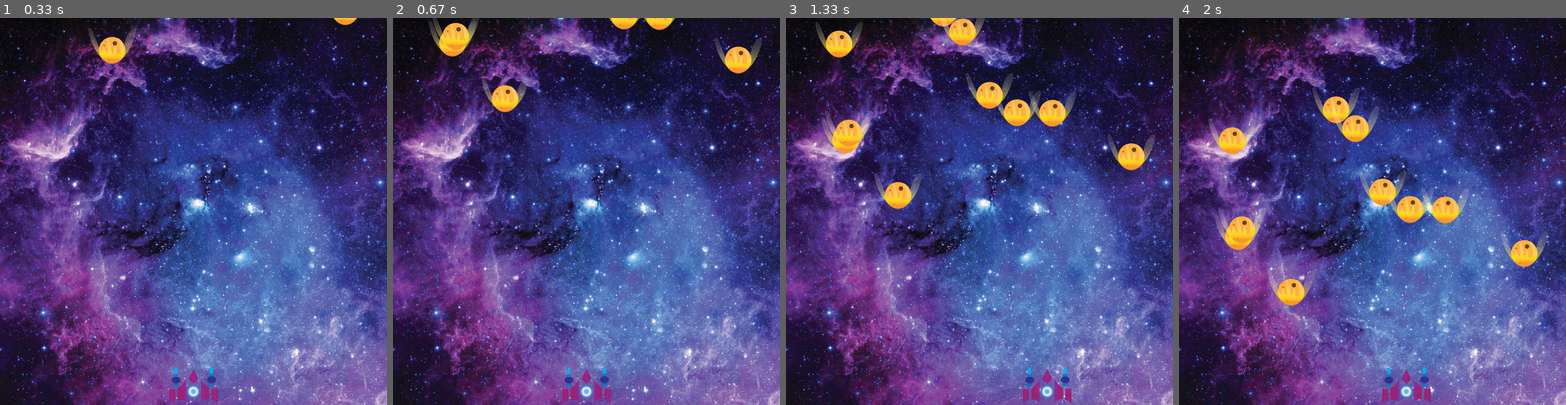
Above: before the commit, frames 1-4 (left to right).
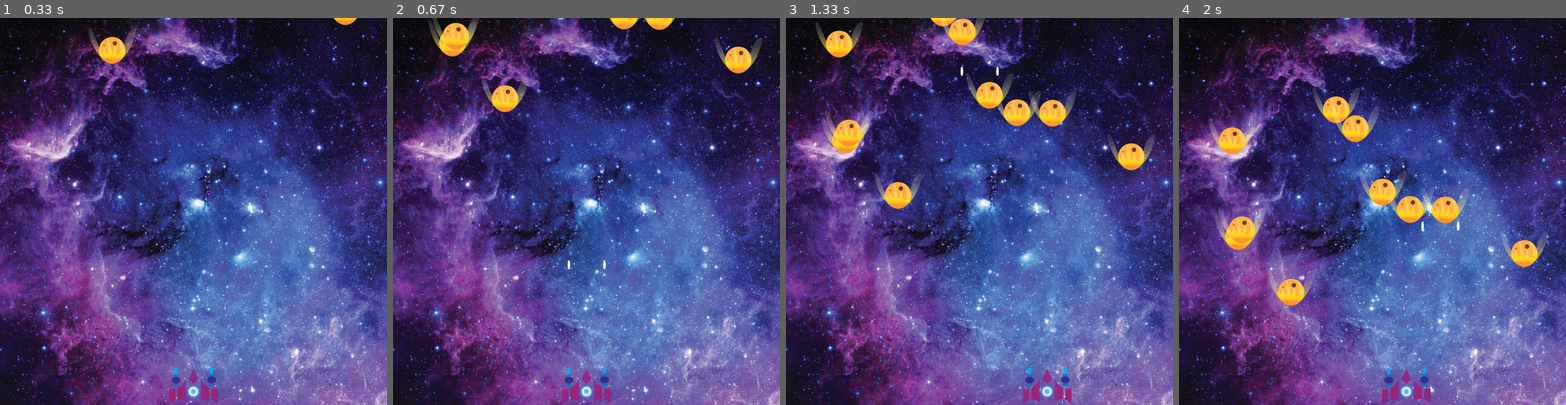
Above: after the commit, the same moments.

Repository: DemiwolfLegend/pygame-fallingMetior
Game: pygame game, started from main.py
Two runs of this game, one before a commit and one after it. Both use one fixed random seed, a clock stepped at 60 frames per second and the inputs below.
Inputs:
- Up to frame 1 (0.33 s): no input
- Up to frame 2 (0.67 s): tap Space at 0.33 s
- Up to frame 3 (1.33 s): hold Right 0.67-1.13 s; tap Space at 0.73, 1.03, 1.23 s; hold Right from 1.17 s (still down)
- Up to frame 4 (2 s): tap Space at 1.53, 1.73 s; release Right at 1.63 s; hold Left from 1.67 s (still down)

Frame 1 is identical in both runs. In frame 2, less than 0.1% of the frame differs, in the area x 45-55%, y 62-65%; in frame 3, less than 0.1%, in the area x 45-55%, y 12-15%; in frame 4, less than 0.1%.

Commit message:
firing bullet

Diff:
--- a/main.py
+++ b/main.py
@@ -12,14 +12,43 @@
 mixer.music.play(-1)
 
 
+class Bullet:
+    def __init__(self) -> None:
+        self.image = pygame.image.load("./content/bullet.png")
+        self.x = 800
+        self.y = 700
+        self.change = 10
+        self.state = False
+
+    def aim(self, other):
+        self.x = other.x
+        self.y = other.y
+        self.state = True
+
+    def show(self):
+        screen.blit(self.image, (self.x, self.y))
+        # print(self.x, self.y)
+
+    def move(self):
+        self.y -= self.change
+        if self.y < -10:
+            self.state = False
+            self.y = 700
+            self.x = 800
+
+
 class character:
     def __init__(self) -> None:
         self.image = pygame.image.load("./content/player.png")
         self.x = 350
         self.y = 700
         self.change = 0
+        self.bullet = Bullet()
 
     def show(self):
+        if self.bullet.state:
+            self.bullet.move()
+            self.bullet.show()
         screen.blit(self.image, (self.x, self.y))
 
     def move(self):
@@ -77,6 +106,9 @@
                 player.change = -10
             elif event.key == pygame.K_RIGHT:
                 player.change = 10
+            elif event.key == pygame.K_SPACE:
+                if not player.bullet.state:
+                    player.bullet.aim(player)
         elif event.type == pygame.KEYUP:
             player.change = 0
 
Binary file added: content/bullet.png
